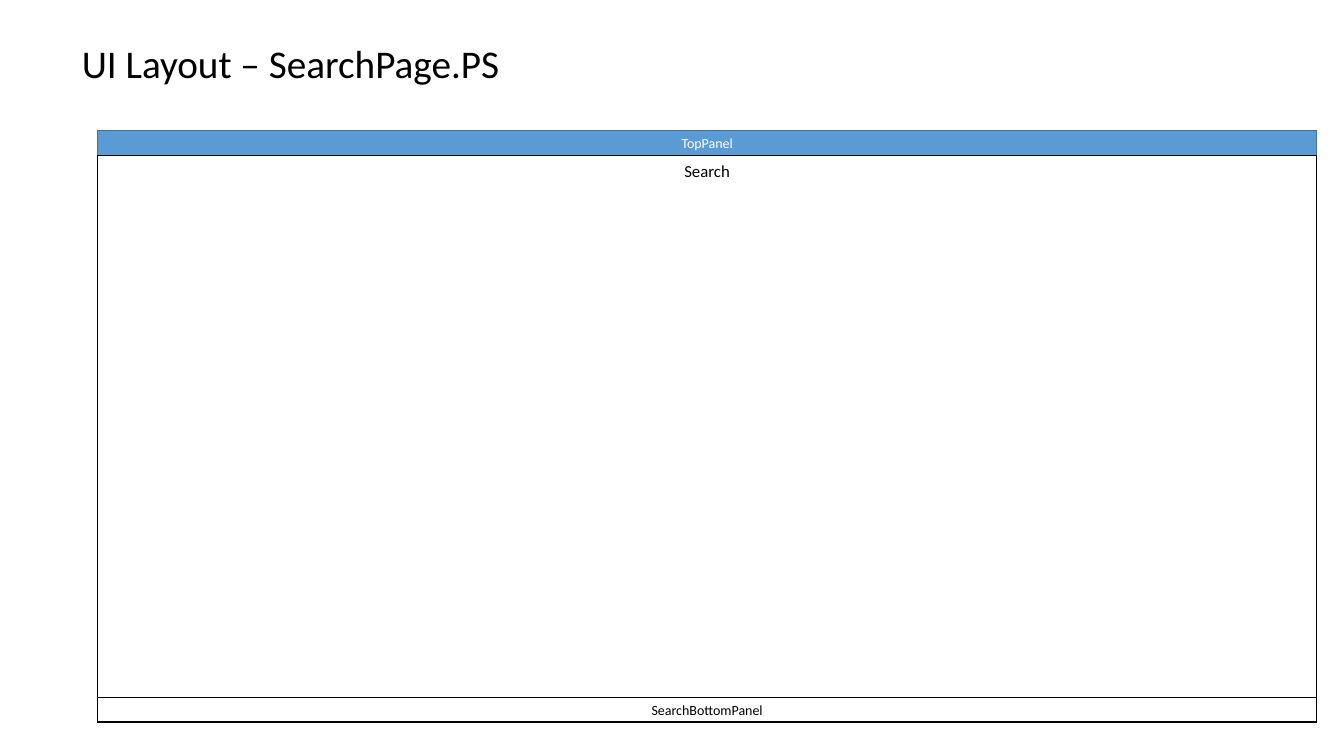
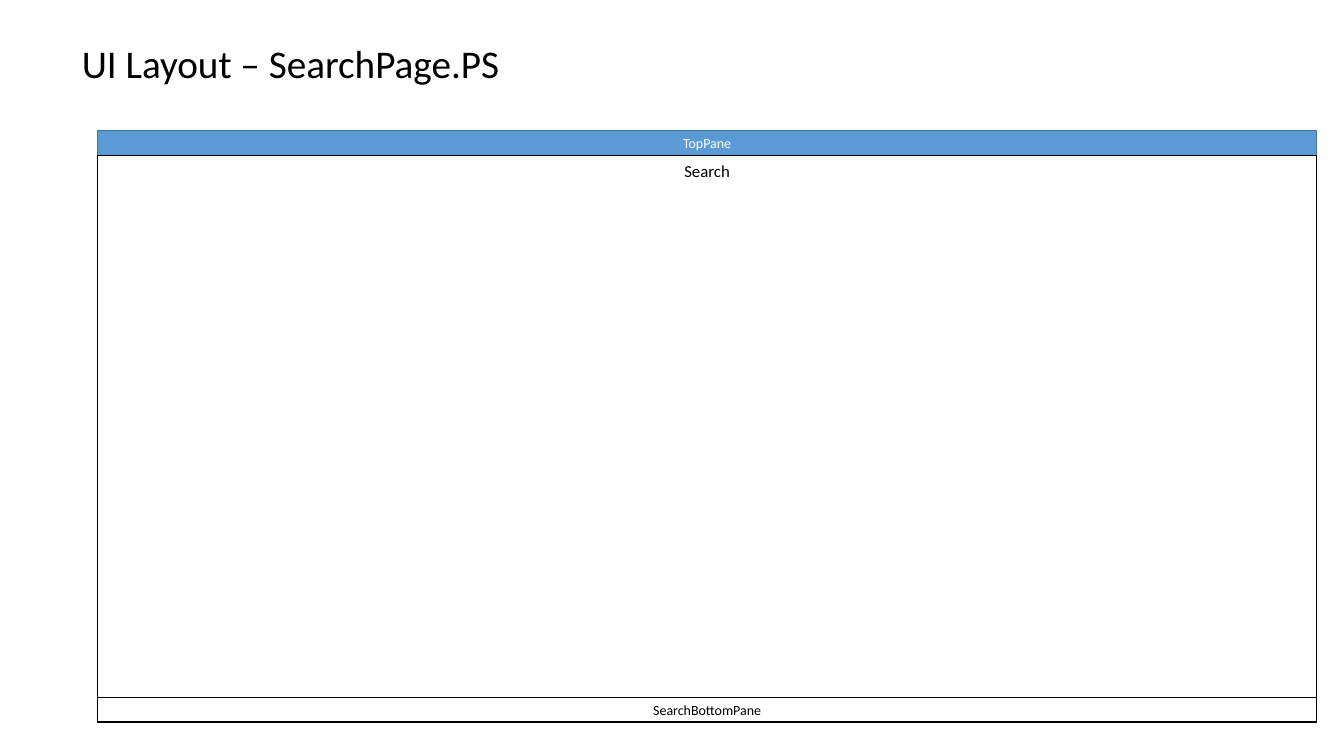
Before and after one commit to datim/squid, a slide deck: slide 23 of docs/design.pptx. Drawn at 1344x756 pixels with LibreOffice and Linux fonts; fonts in the diff are those of the drawing. Boxes give left, top, right and bottom in pixels: in the first picture for what was removed or moved away, otherwise in the second. Text is boxed around its words. In the diff, an @@ line names an element or a change of style, - is before the commit and + after.

```diff
--- a/docs/design.pptx
+++ b/docs/design.pptx
@@ text in rectangle at (x1=683, y1=139, x2=731, y2=150): text changed @@
-TopPanel
+TopPane
@@ text in rectangle at (x1=653, y1=705, x2=761, y2=715): text changed @@
-SearchBottomPanel
+SearchBottomPane
```
Also in this commit, not shown: 1 other slide changed, 2 other files.
